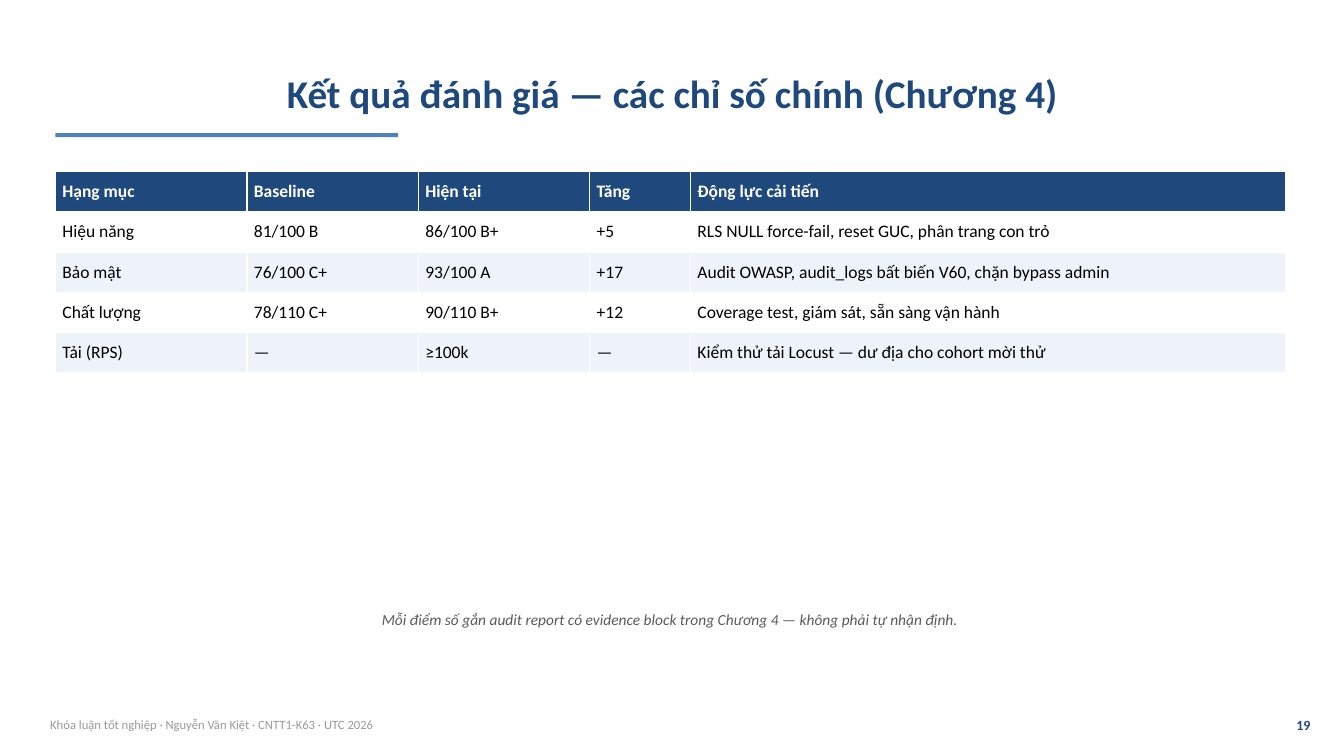
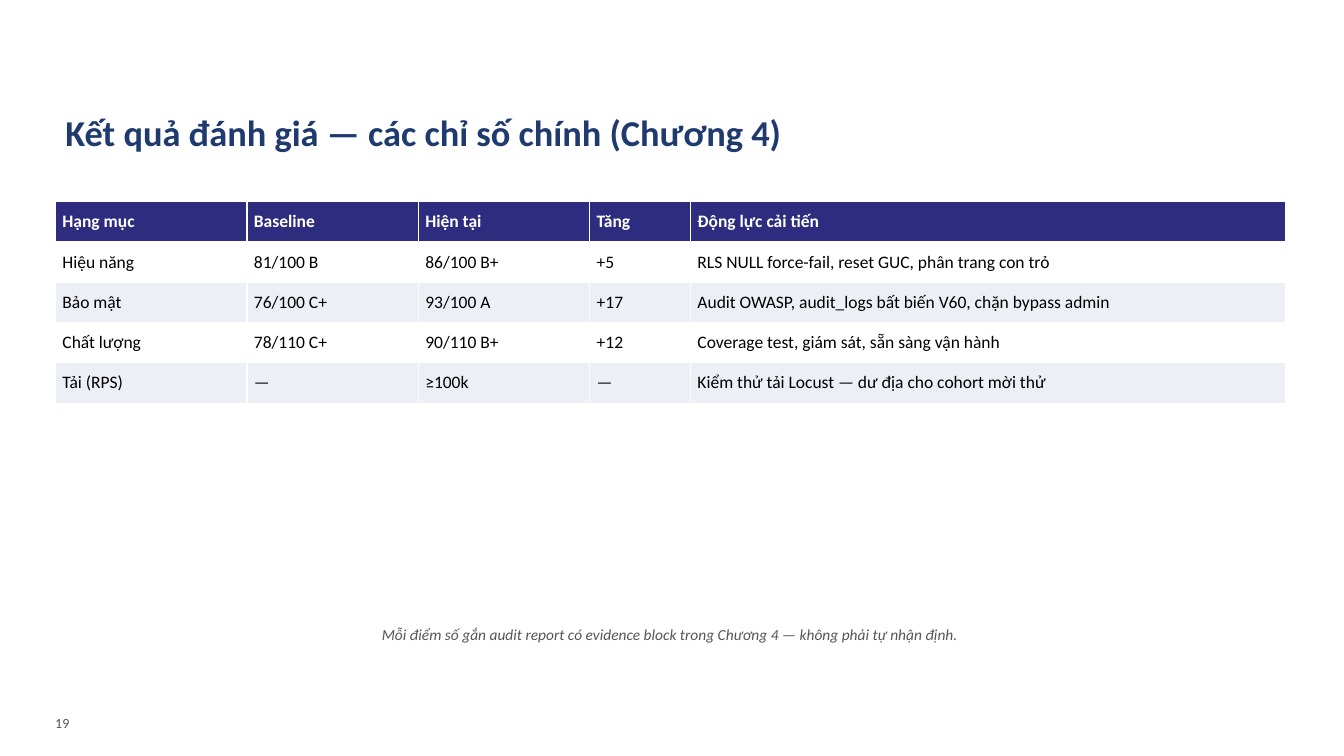
Before and after one commit to VictorAurelius/2026-Kite-Class-Platform, a slide deck: slide 19 of documents/08-thesis/defense/KiteHub-baove-khoaluan-20slide.pptx. Drawn at 1344x756 pixels with LibreOffice and Linux fonts; fonts in the diff are those of the drawing; background and template pictures are left out. Boxes give left, top, right and bottom in pixels: in the first picture for what was removed or moved away, otherwise in the second. Text is boxed around its words. In the diff, an @@ line names an element or a change of style, - is before the commit and + after.

Commit message:
docs(thesis): defense deck v3 — áp thiết kế template UTC + bỏ phụ lục
- Áp 3 ảnh nền template UTC (bìa ảnh trường / nội dung band xanh + logo /
  kết thúc header) vào background cấp slide; tiêu đề đặt dưới band
- Bỏ toàn bộ phụ lục — nội dung trình bày hết ở 22 slide chính
- Verify thị giác bằng mini-renderer PIL (LibreOffice WSL hỏng): bìa + nội
  dung + section đều đúng layout, 0 overflow, 18 ảnh figure thật

```diff
--- a/documents/08-thesis/defense/KiteHub-baove-khoaluan-20slide.pptx
+++ b/documents/08-thesis/defense/KiteHub-baove-khoaluan-20slide.pptx
@@ text "Kết quả đánh giá — ...": place and size @@
-text "Kết quả đánh giá — ..." at <box>287,78,1057,115</box>
+text "Kết quả đánh giá — ..." at <box>65,118,781,152</box>
@@ text "Kết quả đánh giá — ..." at <box>65,118,781,152</box>: size 28 to 26 pt, text colour #1F497D to #1F3A6E; alignment centre to left; vertical alignment middle to top @@
@@ rectangle removed at <box>55,133,398,137</box> @@
@@ table at <box>55,202,1286,403</box> @@
@@ fill #1F497D to #2E2C7E in row 1 @@
@@ fill #EEF3FA to #ECEFF6 in 10 cells @@
@@ table: place and size @@
-table at <box>55,171,1286,373</box>
+table at <box>55,202,1286,403</box>
@@ text "Mỗi điểm số gắn audit ...": place and size @@
-text "Mỗi điểm số gắn audit ..." at <box>382,612,958,628</box>
+text "Mỗi điểm số gắn audit ..." at <box>382,627,958,643</box>
@@ text "Mỗi điểm số gắn audit ..." at <box>382,627,958,643</box>: text colour #5A5A5A to #555555 @@
@@ text "19": place and size @@
-text "19" at <box>1296,721,1310,730</box>
+text "19" at <box>55,719,69,728</box>
@@ text "19" at <box>55,719,69,728</box>: text colour #1F497D to #555555, bold off; alignment right to left @@
@@ text removed at <box>50,719,374,731</box> @@
-Khóa luận tốt nghiệp · Nguyễn Văn Kiệt · CNTT1-K63 · UTC 2026
```
Also in this commit, not shown: 21 other slides changed, 5 slides removed, 5 other files.
